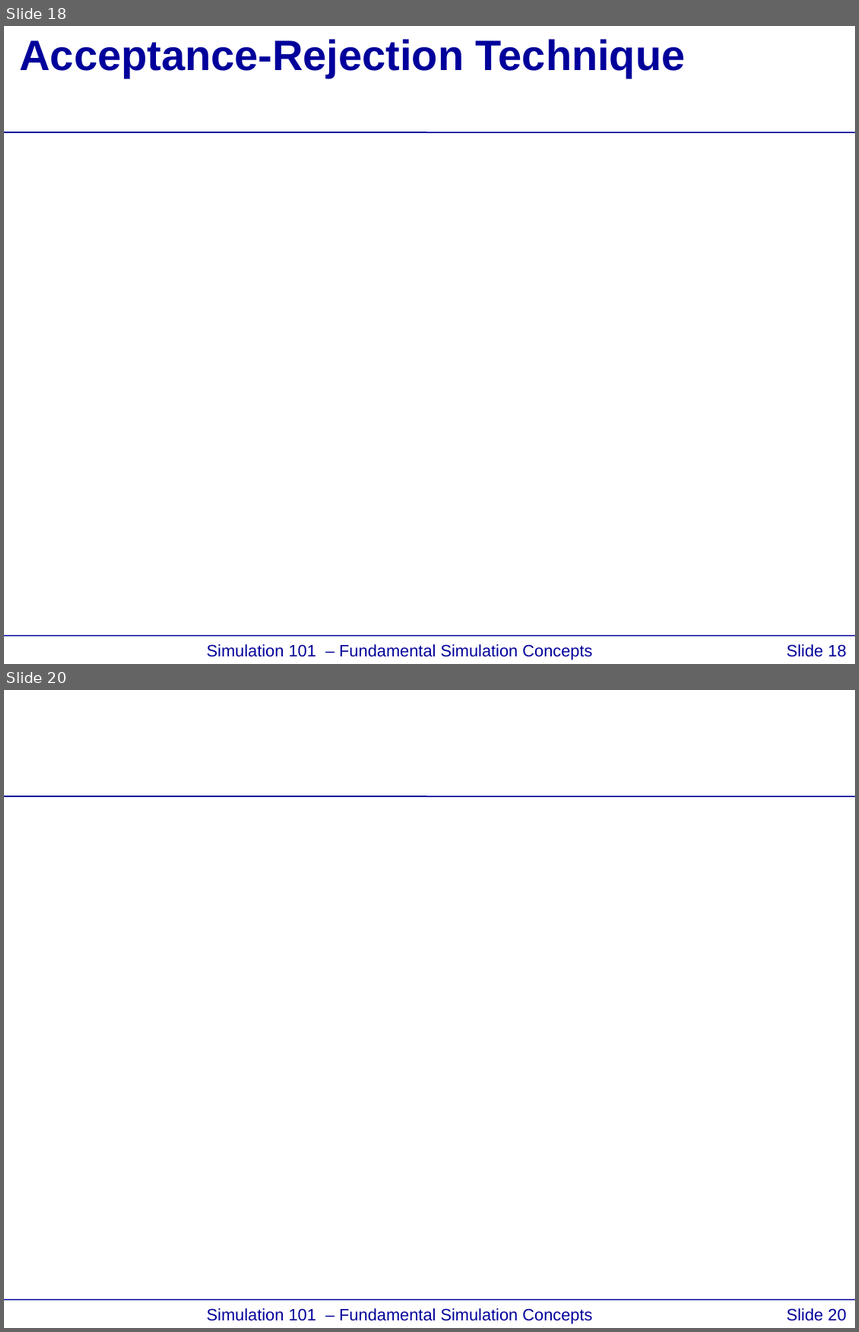
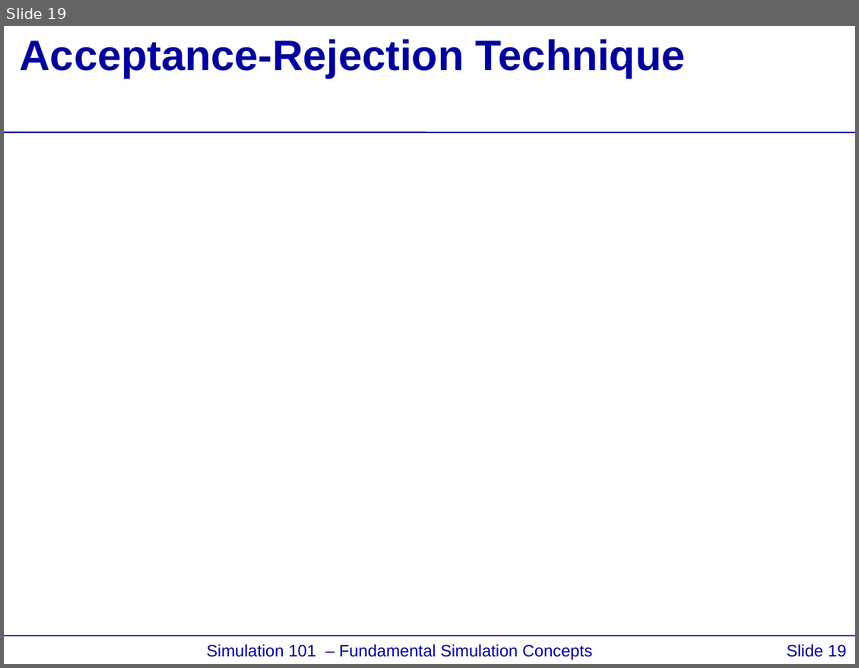
Before and after one commit to ILABUTK/Simulation_IE406, a slide deck: Mohammad-Slides/3-Random Number Generator.pptx. Shown one above the other, each under a label of ours: slides 18 and 20 before the commit, slide 19 after it; the slides between them are not shown. The pictures are 859x1332 and 859x668 pixels, drawn with LibreOffice and Linux fonts; fonts in the diff are those of the drawing; grey boxes stand for pictures. Boxes give left, top, right and bottom in pixels: in the first picture for what was removed or moved away, otherwise in the second. Text is boxed around its words. In the diff, an @@ line names an element or a change of style, - is before the commit and + after.

```diff
--- a/Mohammad-Slides/3-Random Number Generator.pptx
+++ b/Mohammad-Slides/3-Random Number Generator.pptx
@@ slide 20 removed at <box>4,690,855,1328</box>, background #FFFFFF; not listed: 2 template elements that a slide beside it also shows @@
@@ text removed at <box>207,1309,592,1324</box> @@
-Simulation 101 – Fundamental Simulation Concepts
@@ page number removed at <box>787,1309,846,1322</box> @@
-Slide 20
@@ what was slide 18 is now slide 19 @@
@@ page number at <box>787,645,846,658</box>: text changed @@
-Slide 18
+Slide 19
```
Also in this commit, not shown: 2 slides changed, 7 other slides removed, 9 other files.
